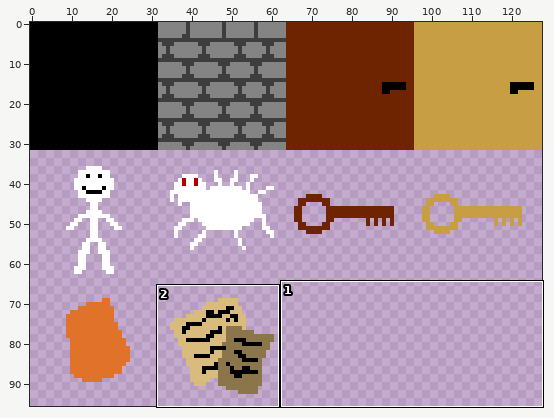
Edited in one commit: sprite sheet (Tiles/tileset.png). The picture above shows the old version from afar; the outline marks the close-up.
Close-up. Before the edit:
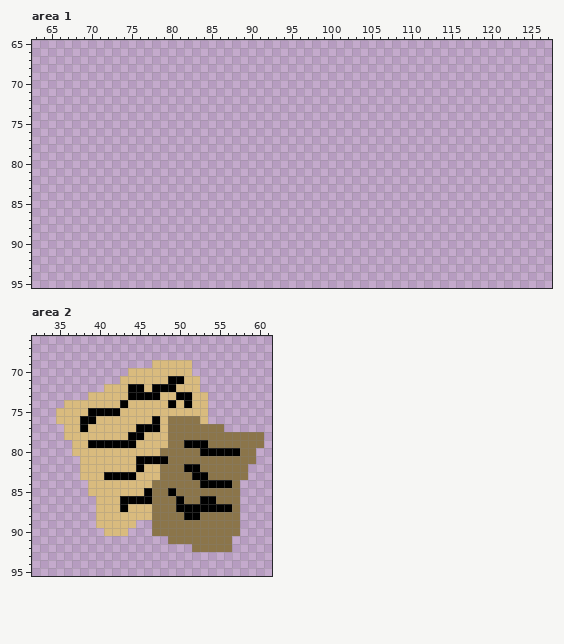
The file is 128x96 pixels. Shown: area 1: x 63..127, y 65..95; area 2: x 32..61, y 66..95.
The result:
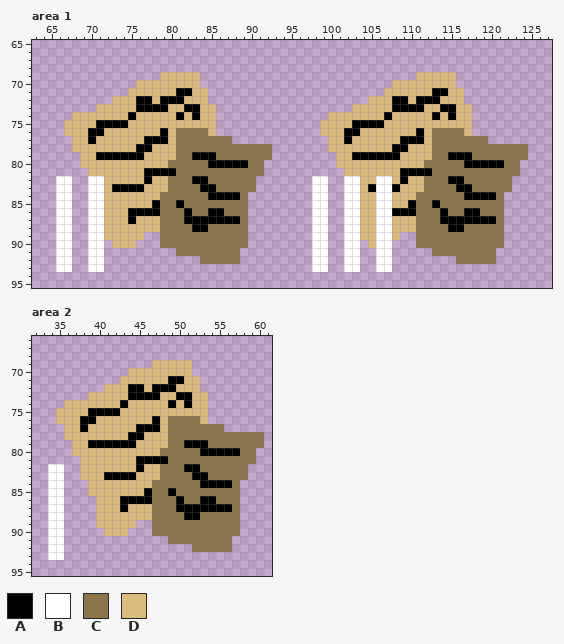
Palette (. is transparent): A #000000  B #ffffff  C #8b754a  D #d9bb7e
Edits made:
Area 1:
There is now colour A in row 71 at x 81 to 82 and 113 to 114; in row 72 at x 76 to 77, 79 to 81, 108 to 109 and 111 to 113; in row 73 at x 76 to 79, 82 to 83, 108 to 111 and 114 to 115; in row 74 at x 75, 81, 83, 107, 113 and 115; in row 75 at x 71 to 74 and 103 to 106; in row 76 at x 70 to 71, 79, 102 to 103 and 111.
There is now colour A in row 77 at x 70, 77 to 79, 102 and 109 to 111; in row 78 at x 76 to 77 and 108 to 109; in row 79 at x 71 to 76, 83 to 85, 103 to 108 and 115 to 117; in row 80 at x 85 to 89 and 117 to 121; in row 81 at x 77 to 80 and 109 to 112; in row 82 at x 77, 83 to 84, 109 and 115 to 116.
There is now colour A in row 83 at x 73 to 76, 84 to 85, 105, 108 and 116 to 117; in row 84 at x 85 to 88 and 117 to 120; in row 85 at x 78, 81, 110 and 113; in row 86 at x 75 to 78, 82, 85 to 86, 108 to 110, 114 and 117 to 118; in row 87 at x 75, 82 to 88 and 114 to 120; in row 88 at x 83 to 84 and 115 to 116.
There is now colour B in rows 82 to 93 at x 66 to 67, 70 to 71, 98 to 99, 102 to 103 and 106 to 107.
There is now colour C in row 76 at x 81 to 84 and 113 to 116; in row 77 at x 81 to 87 and 113 to 119; in row 78 at x 81 to 92 and 113 to 124; in row 79 at x 81 to 82, 86 to 92, 113 to 114 and 118 to 124; in row 80 at x 80 to 84, 90 to 91, 112 to 116 and 122 to 123; in row 81 at x 81 to 91 and 113 to 123.
There is now colour C in row 82 at x 80 to 82, 85 to 90, 112 to 114 and 117 to 122; in row 83 at x 80 to 83, 86 to 90, 112 to 115 and 118 to 122; in row 84 at x 79 to 84, 89, 111 to 116 and 121; in row 85 at x 79 to 80, 82 to 89, 111 to 112 and 114 to 121; in row 86 at x 79 to 81, 83 to 84, 87 to 89, 111 to 113, 115 to 116 and 119 to 121; in row 87 at x 79 to 81, 89, 111 to 113 and 121.
There is now colour C in row 88 at x 79 to 82, 85 to 89, 111 to 114 and 117 to 121; in rows 89 to 90 at x 79 to 89 and 111 to 121; in row 91 at x 81 to 88 and 113 to 120; in row 92 at x 84 to 88 and 116 to 120.
There is now colour D in row 69 at x 79 to 83 and 111 to 115; in row 70 at x 76 to 83 and 108 to 115; in row 71 at x 75 to 80, 83 to 84, 107 to 112 and 115 to 116; in row 72 at x 73 to 75, 78, 82 to 84, 105 to 107, 110 and 114 to 116; in row 73 at x 71 to 75, 80 to 81, 84 to 85, 103 to 107, 112 to 113 and 116 to 117; in row 74 at x 68 to 74, 76 to 80, 82, 84 to 85, 100 to 106, 108 to 112, 114 and 116 to 117.
There is now colour D in row 75 at x 67 to 70, 75 to 85, 99 to 102 and 107 to 117; in row 76 at x 67 to 69, 72 to 78, 80, 85, 99 to 101, 104 to 110, 112 and 117; in row 77 at x 68 to 69, 71 to 76, 80, 100 to 101, 103 to 108 and 112; in row 78 at x 68 to 75, 78 to 80, 100 to 107 and 110 to 112; in row 79 at x 69 to 70, 77 to 80, 101 to 102 and 109 to 112; in row 80 at x 69 to 79 and 101 to 111.
There is now colour D in row 81 at x 70 to 76 and 102 to 108; in row 82 at x 72 to 76, 78 to 79, 104 to 105, 108 and 110 to 111; in row 83 at x 72, 77 to 79, 104 and 109 to 111; in row 84 at x 72 to 78, 104 to 105 and 108 to 110; in row 85 at x 72 to 77, 104 to 105 and 108 to 109; in row 86 at x 72 to 74 and 104 to 105.
There is now colour D in row 87 at x 72 to 74, 76 to 78, 104 to 105 and 108 to 110; in row 88 at x 72 to 78, 104 to 105 and 108 to 110; in row 89 at x 72 to 76, 104 to 105 and 108; in row 90 at x 73 to 75 and 105.
Area 2:
There is now colour B in rows 82 to 93 at x 34 to 35.
